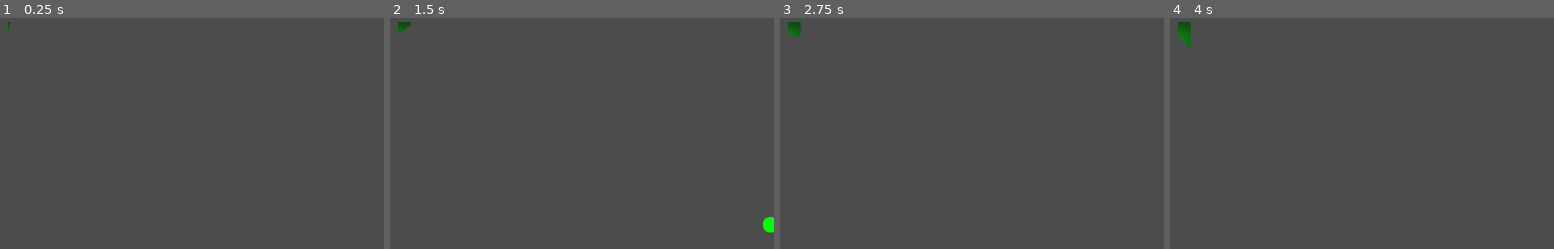
Above: before the commit, frames 1-4 (left to right).
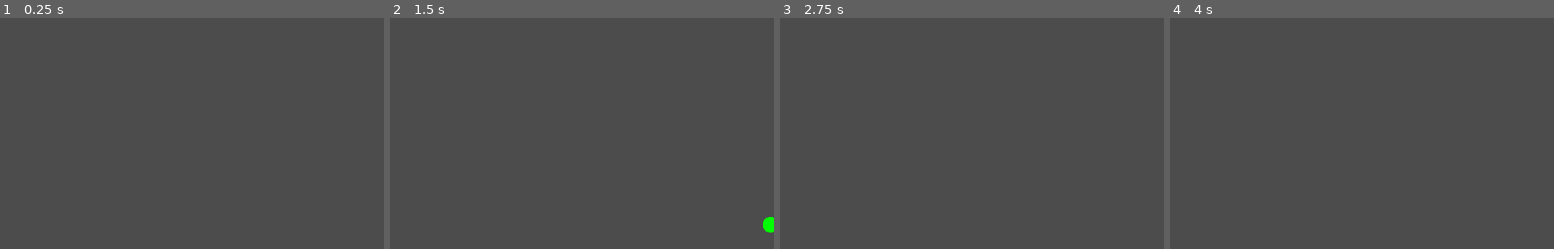
Above: after the commit, the same moments.

Repository: FiBe4000/Gamejam2022
Game: Godot game, scene res://src/TEST-Node2D.tscn
Same seed, same stepped clock (60 frames per second), same inputs: the game is played once before the commit and once after it.
Inputs:
- Up to frame 1 (0.25 s): no input
- Up to frame 2 (1.5 s): tap Enter at 0.5 s; hold D (move_right) 0.53-1.28 s; hold Down (aim_down) 0.53-1.28 s; tap Space (shoot) at 1.25 s; hold S (move_down) from 1.28 s (still down); tap Left (aim_left) at 1.35 s
- Up to frame 3 (2.75 s): release S (move_down) at 2.03 s; hold D (move_right) from 2.03 s (still down); hold Right (aim_right) from 2.03 s (still down)
- Up to frame 4 (4 s): release D (move_right) at 2.78 s; release Right (aim_right) at 2.78 s; hold W (move_up) 2.78-3.53 s; tap Up (aim_up) at 2.85 s; tap Enter at 3.5 s; hold A (move_left) from 3.53 s (still down); hold Space (shoot) from 3.53 s (still down)
The pictures show only the part of the screen within x 1-51%, y 0-50%; the shares and areas given below are measured in that part.

The runs differ from the first frame. In frame 1, less than 0.1% of the frame differs, in the area x 2-3%, y 1-7%; in frame 2, 0.1%; in frame 3, 0.2%; in frame 4, 0.3%, in the area x 2-6%, y 1-13%.

Commit message:
Add main scene and move HUD and timer there

Diff:
--- /dev/null
+++ b/src/Main.tscn
@@ -0,0 +1,34 @@
+[gd_scene load_steps=5 format=2]
+
+[ext_resource path="res://src/progressbar.gd" type="Script" id=1]
+[ext_resource path="res://src/TEST-Node2D.tscn" type="PackedScene" id=2]
+
+[sub_resource type="OpenSimplexNoise" id=3]
+
+[sub_resource type="NoiseTexture" id=4]
+width = 32
+height = 32
+noise = SubResource( 3 )
+noise_offset = Vector2( 0.01, 0 )
+
+[node name="Main" type="Node2D"]
+
+[node name="Player" parent="." instance=ExtResource( 2 )]
+
+[node name="WorldSwitchTimer" type="Timer" parent="."]
+wait_time = 10.0
+autostart = true
+
+[node name="HUD" type="CanvasLayer" parent="."]
+
+[node name="TimerVisualizer" type="TextureProgress" parent="HUD"]
+margin_left = 74.0
+margin_top = 59.0
+margin_right = 586.0
+margin_bottom = 571.0
+texture_progress = SubResource( 4 )
+tint_progress = Color( 0.101961, 0.643137, 0.129412, 1 )
+radial_initial_angle = 98.6
+script = ExtResource( 1 )
+
+[connection signal="timeout" from="WorldSwitchTimer" to="HUD/TimerVisualizer" method="_on_WorldSwitchTimer_timeout"]
--- a/src/TEST-Node2D.tscn
+++ b/src/TEST-Node2D.tscn
@@ -1,23 +1,10 @@
 [gd_scene load_steps=3 format=2]
 
 [ext_resource path="res://src/entities/Player.gd" type="Script" id=1]
-[ext_resource path="res://src/progressbar.gd" type="Script" id=2]
 
 [sub_resource type="RectangleShape2D" id=1]
 
-[sub_resource type="OpenSimplexNoise" id=3]
-
-[sub_resource type="NoiseTexture" id=2]
-width = 32
-height = 32
-noise = SubResource( 3 )
-noise_offset = Vector2( 0.01, 0 )
-
-[node name="TEST-Node2D" type="Node2D"]
-
-[node name="WorldSwitchTimer" type="Timer" parent="."]
-wait_time = 10.0
-autostart = true
+[node name="Player" type="Node2D"]
 
 [node name="Player" type="KinematicBody2D" parent="."]
 position = Vector2( 455, 341 )
@@ -33,15 +20,3 @@
 
 [node name="Camera2D" type="Camera2D" parent="Player"]
 current = true
-
-[node name="HUD" type="CanvasLayer" parent="."]
-
-[node name="TimerVisualizer" type="TextureProgress" parent="HUD"]
-margin_left = 11.0
-margin_top = 5.0
-margin_right = 523.0
-margin_bottom = 517.0
-texture_progress = SubResource( 2 )
-tint_progress = Color( 0.101961, 0.643137, 0.129412, 1 )
-radial_initial_angle = 98.6
-script = ExtResource( 2 )
--- a/src/progressbar.gd
+++ b/src/progressbar.gd
@@ -18,12 +18,6 @@
   self.fill_mode = 4
   self.radial_initial_angle = 0.0
 
-  # Connect to WorldSwitchTimer timeout signal
-  var worldSwitchTimer = get_parent().get_parent().get_node("WorldSwitchTimer")
-  worldSwitchTimer.connect("timeout", self, "on_world_switch_timer_timeout")
-
-
-
 # Called every frame. 'delta' is the elapsed time since the previous frame.
 func _process(delta):
   # Update the progress bar to be a percantage of the time remaining to the next 10 second mark
@@ -32,7 +26,7 @@
     self.currentTime = 0.0
   self.value = (self.currentTime / self.maxTime) * 100.0
 
-func on_world_switch_timer_timeout():
+func _on_WorldSwitchTimer_timeout():
   # Sync the progress bar to the world switch timer
   self.currentTime = 0.0
   self.value = 0.0
